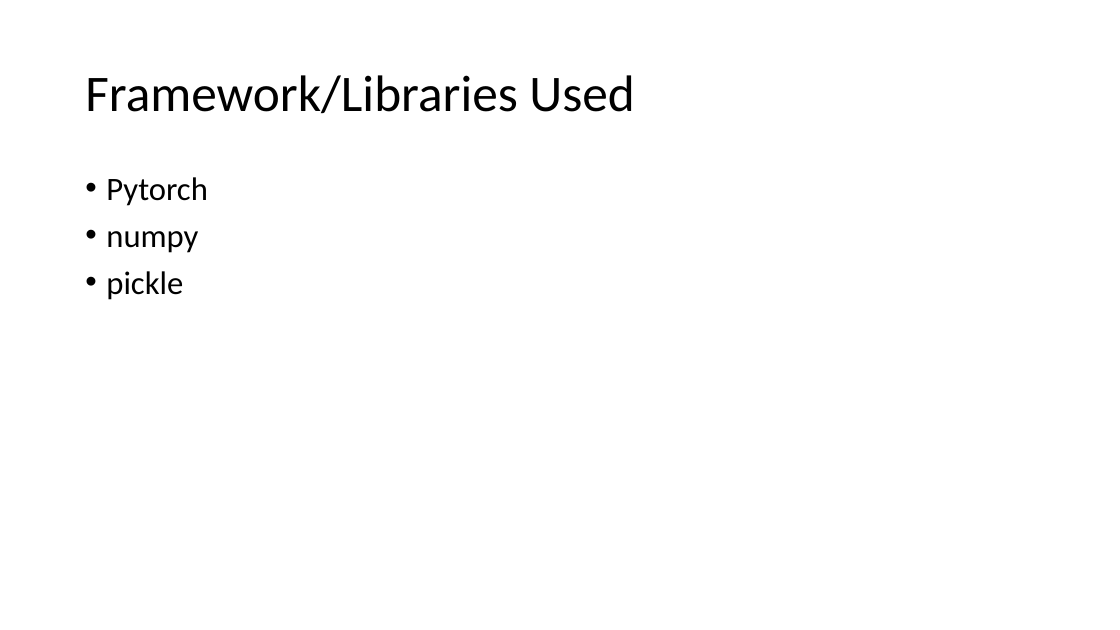
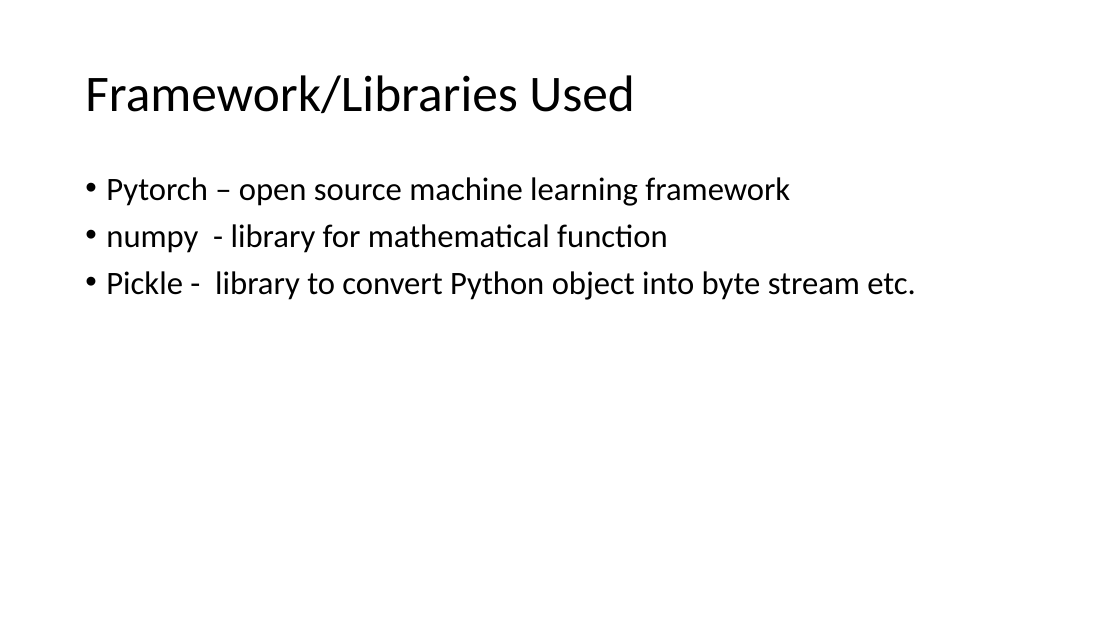
Before and after one commit to binit92/INSE-6421, a slide deck: slide 19 of Presentation.pptx. Drawn at 1120x630 pixels with LibreOffice and Linux fonts; fonts in the diff are those of the drawing. Boxes give left, top, right and bottom in pixels: in the first picture for what was removed or moved away, otherwise in the second. Text is boxed around its words. In the diff, an @@ line names an element or a change of style, - is before the commit and + after.

```diff
--- a/Presentation.pptx
+++ b/Presentation.pptx
@@ text at <box>106,177,916,300</box>: text changed @@
-• Pytorch
-• numpy
-• pickle
+• Pytorch – open source machine learning framework
+• numpy - library for mathematical function
+• Pickle - library to convert Python object into byte stream etc.
```
Also in this commit, not shown: 7 other slides changed, 2 other files.
